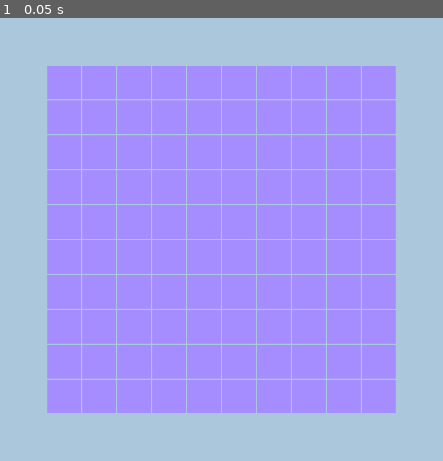
Above: before the commit, frame 1.
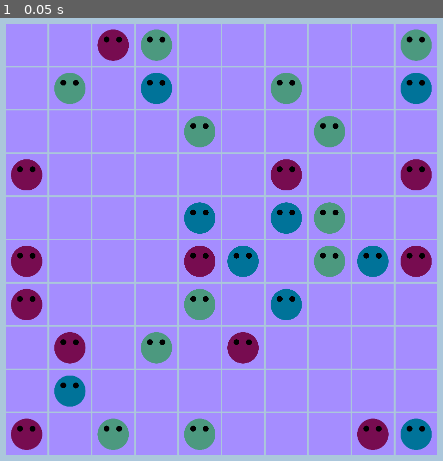
Above: after the commit, the same moment.

Repository: KaterynaKateryna/LudumDare56
Game: Godot game, scene res://scenes/game_screen.tscn
Same seed, same stepped clock (60 frames per second), same inputs: the game is played once before the commit and once after it.
Inputs:
- Up to frame 1 (0.05 s): no input

The runs differ from the first frame. In frame 1, 46% of the frame differs, in the area x 1-99%, y 1-99%.

Commit message:
init the grid with random creatures

Diff:
--- a/src/scenes/game_screen.gd
+++ b/src/scenes/game_screen.gd
@@ -1,16 +1,46 @@
 extends Control
 
 @onready var grid = get_node("CanvasLayer/GridContainer")
+
+@onready var tiny_creature_scene = load("res://scenes/tiny_creature.tscn")
+
+var rng = RandomNumberGenerator.new()
+var cell_edge_size = 100
+var cell_edge_center = cell_edge_size / 2
 
 # Called when the node enters the scene tree for the first time.
 func _ready() -> void:
 	for i in range(0, 100):
 		var cell = ColorRect.new()
 		cell.color = Color("a58dff")
-		cell.custom_minimum_size = Vector2(80, 80)
+		cell.custom_minimum_size = Vector2(cell_edge_size, cell_edge_size)
 		grid.add_child(cell)
+		var creature = _get_random_creature()
+		if creature != null:
+			creature.size = cell.custom_minimum_size * 0.8
+			creature.position = Vector2(cell_edge_center, cell_edge_center)
+			cell.add_child(creature)
+
 
 
 # Called every frame. 'delta' is the elapsed time since the previous frame.
 func _process(delta: float) -> void:
 	pass
+
+func _get_random_creature():
+	var rand = rng.randi_range(0, 2)
+	if rand < 2:
+		return null #no creature
+
+	var colour
+	var rand_colour = rng.randi_range(0, 2)
+	if rand_colour == 0:
+		colour = Color.MEDIUM_VIOLET_RED
+	elif rand_colour == 1:
+		colour = Color.AQUAMARINE
+	elif rand_colour == 2:
+		colour = Color.DEEP_SKY_BLUE
+
+	var tiny_creature = tiny_creature_scene.instantiate()
+	tiny_creature.colour = colour
+	return tiny_creature
--- /dev/null
+++ b/src/scenes/tiny_creature.gd
@@ -0,0 +1,19 @@
+extends Node2D
+
+@export var colour: Color
+@export var size: Vector2
+
+@onready var shape = get_node("Shape")
+
+# Called when the node enters the scene tree for the first time.
+func _ready() -> void:
+	if colour != null:
+		shape.modulate = colour
+	if size != null:
+		shape.scale.x = size.x / shape.texture.get_width()
+		shape.scale.y = size.y / shape.texture.get_height()
+
+
+# Called every frame. 'delta' is the elapsed time since the previous frame.
+func _process(delta: float) -> void:
+	pass
--- /dev/null
+++ b/src/scenes/tiny_creature.tscn
@@ -0,0 +1,10 @@
+[gd_scene load_steps=3 format=3 uid="uid://b6jtrmw0fmbu0"]
+
+[ext_resource type="Texture2D" uid="uid://dj4ynif8imwcw" path="res://assets/creature_grey.png" id="1_p5t4w"]
+[ext_resource type="Script" path="res://scenes/tiny_creature.gd" id="1_wlxne"]
+
+[node name="TinyCreature" type="Node2D"]
+script = ExtResource("1_wlxne")
+
+[node name="Shape" type="Sprite2D" parent="."]
+texture = ExtResource("1_p5t4w")
Binary file added: src/assets/creature_grey.png
Not shown, added: src/assets/creature_grey.png.import
Not shown, added: resources/creature_grey.xcf
